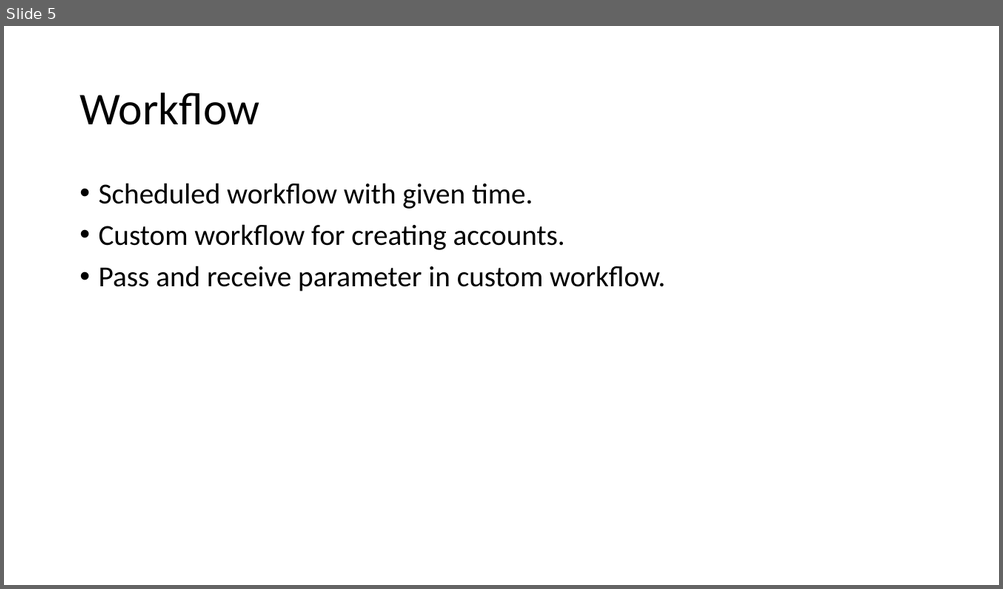
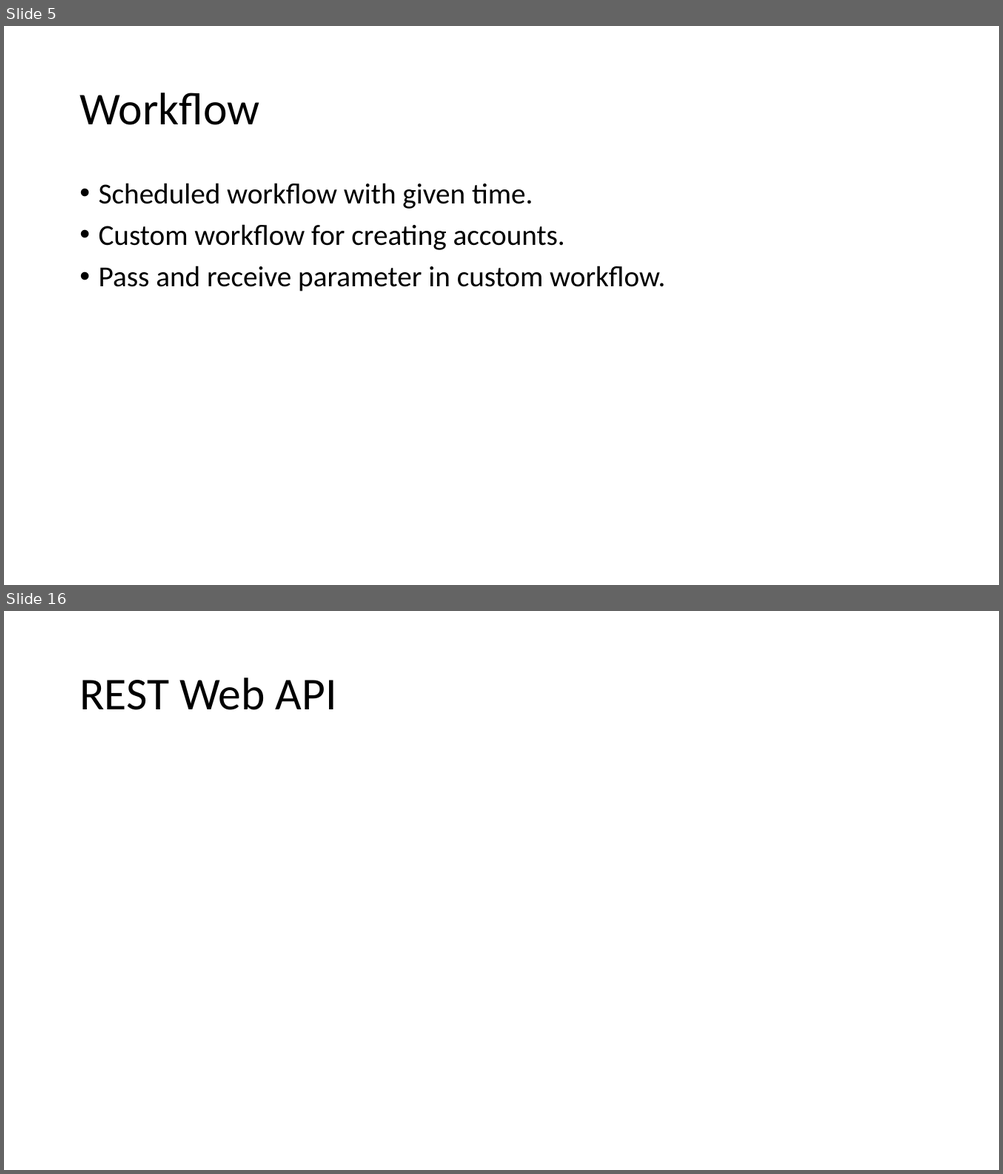
Before and after one commit to hevilhuy/Reports, a slide deck: Document/Report 3.pptx. Shown one above the other, each under a label of ours: slide 5 before the commit, slides 5 and 16 after it; the slides between them are not shown. The pictures are 1003x589 and 1003x1174 pixels, drawn with LibreOffice and Linux fonts; fonts in the diff are those of the drawing. Boxes give left, top, right and bottom in pixels: in the first picture for what was removed or moved away, otherwise in the second. Text is boxed around its words. In the diff, an @@ line names an element or a change of style, - is before the commit and + after.

```diff
--- a/Document/Report 3.pptx
+++ b/Document/Report 3.pptx
@@ slide 16 added at [4, 611, 999, 1170], background #FFFFFF @@
@@ title added at [79, 678, 337, 710], 44 pt, text #000000 @@
+REST Web API
```
Also in this commit, not shown: 2 slides changed, 9 other slides added, 2 other files.
